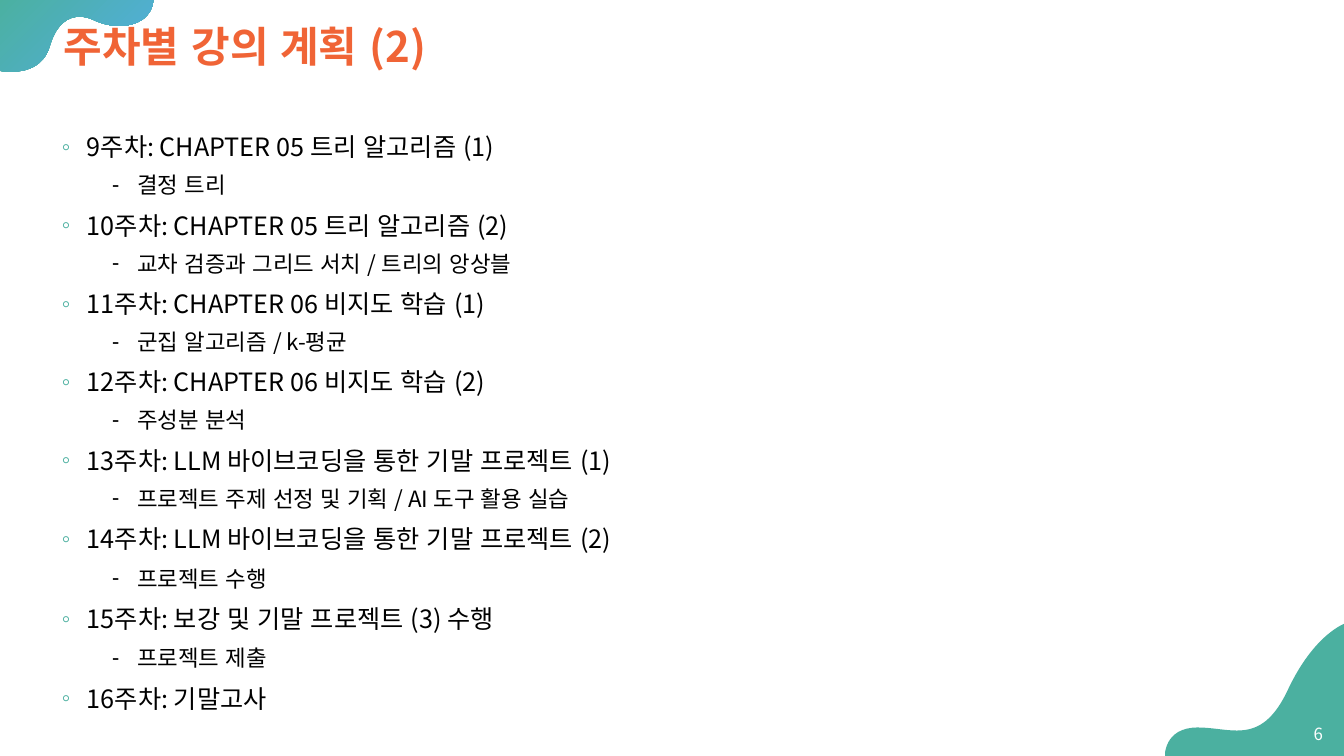
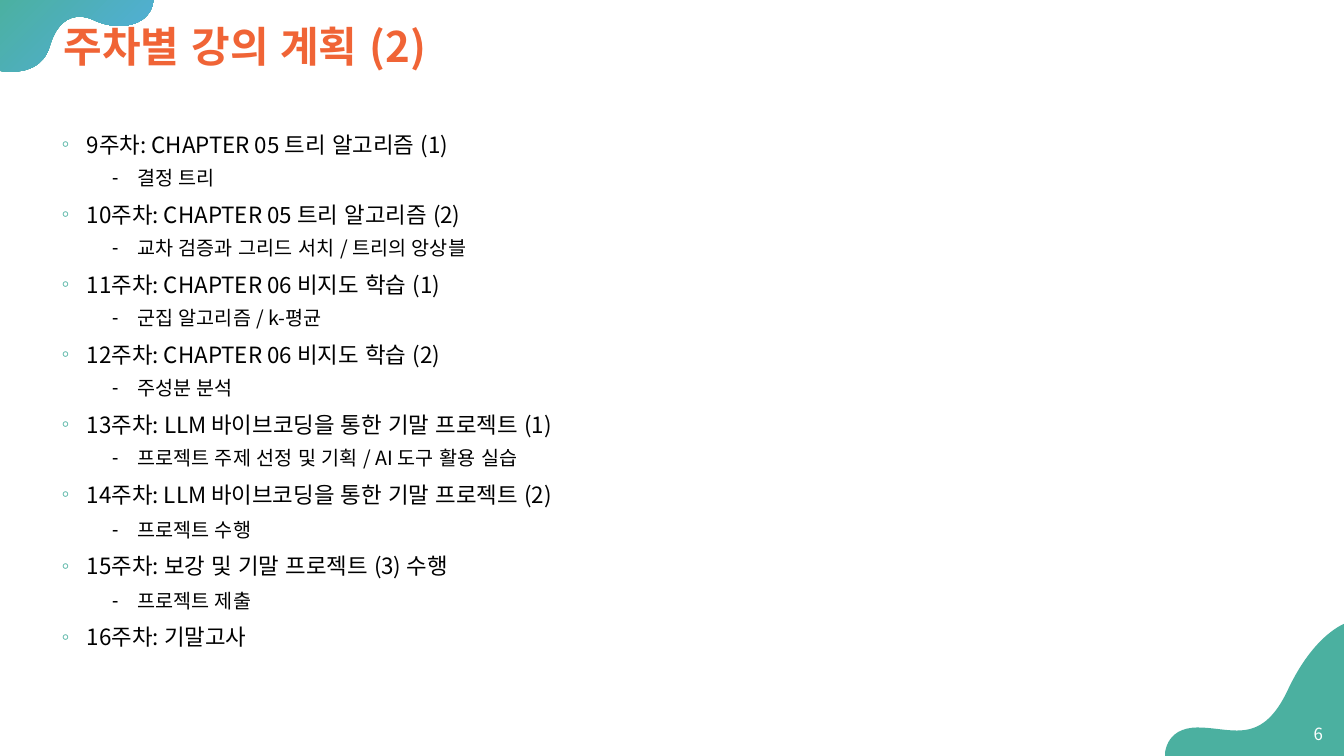
Before and after one commit to Sangdon-Park/Sangdon-Park.github.io, a slide deck: slide 6 of data/인공지능/00 - preview.pptx. Drawn at 1344x756 pixels with LibreOffice and Linux fonts; fonts in the diff are those of the drawing. Boxes give left, top, right and bottom in pixels: in the first picture for what was removed or moved away, otherwise in the second. Text is boxed around its words. In the diff, an @@ line names an element or a change of style, - is before the commit and + after.

```diff
--- a/data/인공지능/00 - preview.pptx
+++ b/data/인공지능/00 - preview.pptx
@@ text "9주차: CHAPTER 05 트리 알고리즘 ..." at [87,134,551,647]: size 18 to 16 pt in "9주차: CHAPTER 05 트리 알고리즘 (1)", "10주차: CHAPTER 05 트리 알고리즘 (2)", "11주차: CHAPTER 06 비지도 학습 (1)", "12주차: CHAPTER 06 비지도 학습 (2)" and 4 more places; size 16 to 14 pt in "결정 트리", "교차 검증과 그리드 서치 / 트리의 앙상블", "군집 알고리즘 / k-평균", "주성분 분석" and 3 more places @@
```
Also in this commit, not shown: 1 other slide changed.
